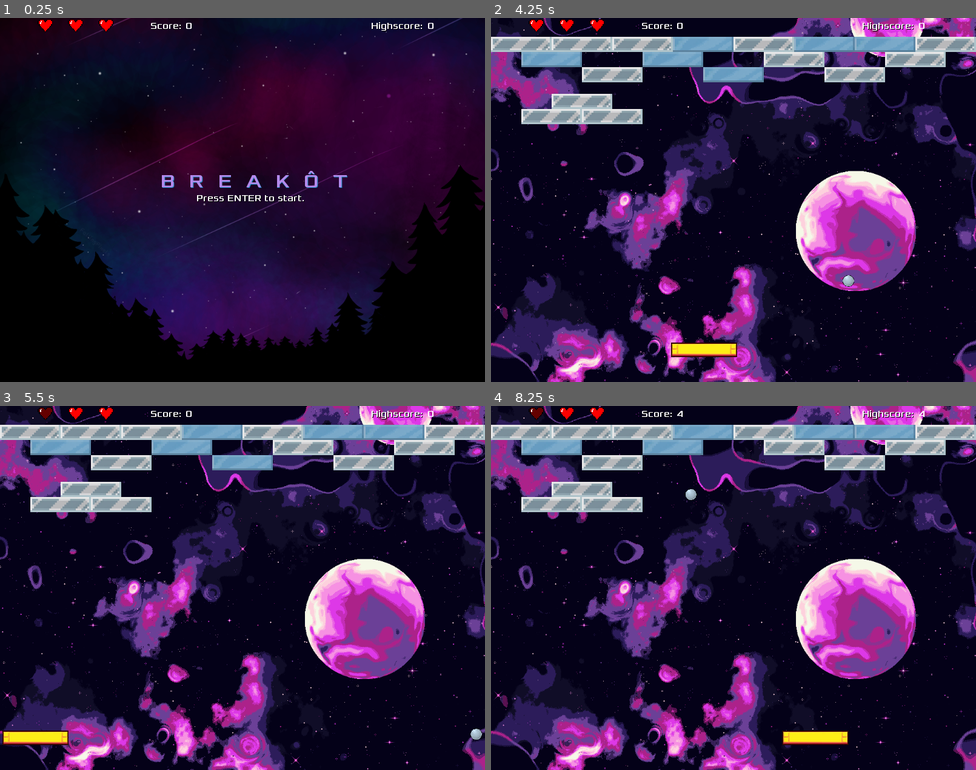
Above: before the commit, frames 1-4 (two rows, left to right).
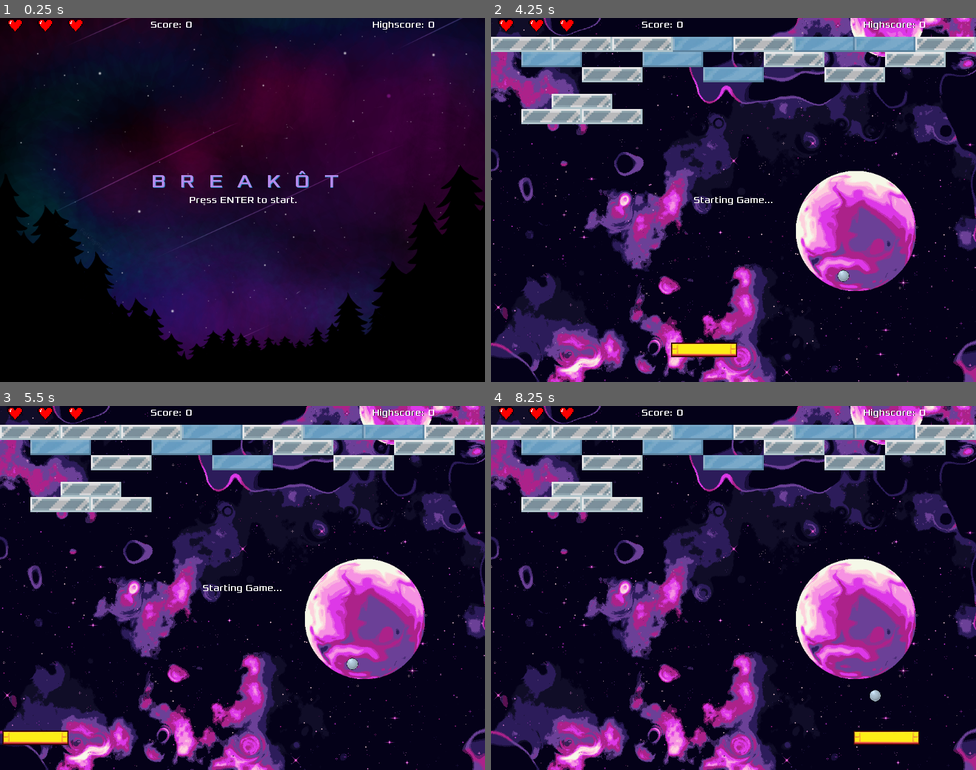
Above: after the commit, the same moments.

Repository: cristiadu/breakot
Game: Godot game, scene res://Main.tscn
Two runs of this game, one before a commit and one after it. Both use one fixed random seed, a clock stepped at 60 frames per second and the inputs below.
Inputs:
- Up to frame 1 (0.25 s): no input
- Up to frame 2 (4.25 s): tap Enter (ui_accept) at 0.5, 1.35, 1.52, 1.82, 2, 2.85, 3.02, 3.32 s; hold Right (ui_right) 0.53-1.28 s; hold Enter (ui_accept) 0.53-1.28 s; hold Left (ui_left) 1.28-2.03 s; hold Enter (ui_accept) 2.03-2.78 s; hold Right (ui_right) 2.03-3.53 s; hold Left (ui_left) from 3.53 s (still down); hold Enter (ui_accept) from 3.53 s (still down); tap Escape (ui_cancel) at 4.15 s
- Up to frame 3 (5.5 s): keep holding Left (ui_left); release Enter (ui_accept) at 4.28 s; tap Enter (ui_accept) at 4.35, 4.52, 4.82 s; hold Enter (ui_accept) from 5.03 s (still down)
- Up to frame 4 (8.25 s): release Left (ui_left) at 5.78 s; release Enter (ui_accept) at 5.78 s; hold Right (ui_right) 5.78-8.03 s; tap Enter (ui_accept) at 5.85, 6.02, 6.32, 7.35, 7.52, 7.82 s; hold Enter (ui_accept) 6.53-7.28 s; hold Left (ui_left) from 8.03 s (still down); hold Enter (ui_accept) from 8.03 s (still down)

The runs differ from the first frame. In frame 1, 1.3% of the frame differs, in the area x 1-90%, y 0-51%; in frame 2, 0.6%; in frame 3, 0.7%; in frame 4, 2.2%, in the area x 1-90%, y 0-94%.

Commit message:
Some tweaks around layout and behavior

Diff:
--- a/Ball.gd
+++ b/Ball.gd
@@ -26,8 +26,8 @@
 
 func reset(pos):
 	initial_pos = pos
+	reset_ball = true
 	self.sleeping = false
-	reset_ball = true
 
 
 func check_block_collision(body):
--- a/HUD.gd
+++ b/HUD.gd
@@ -20,10 +20,6 @@
 	if err:
 		print("Error when linking HUD delete behavior")
 
-	err = get_node("../Ball").connect("lost_life", self, "on_life_lost")
-	if err:
-		print("Error when linking life lost behavior")
-
 	if not save.file_exists(save_file):
 		save_highscore()
 	else:
@@ -36,10 +32,10 @@
 		save_highscore()
 
 
-func on_life_lost():
+func life_lost():
 	get_node("Lives/Heart" + str(lives) + "/AnimatedSprite").animation = "empty"
 	lives-=1
-	if(lives <= 0):
+	if lives == 0:
 		emit_signal("level_lost")
 
 
@@ -50,7 +46,6 @@
 
 
 func reset():
-	current_points = 0
 	lives = initial_lives
 
 	var blocks = get_tree().get_nodes_in_group("block")
@@ -68,6 +63,8 @@
 
 
 func show_title_screen():
+	current_points = 0
+	$CurrentScore.text = str(current_points)
 	$TitleScreen.visible = true
 	$TitleBackground.visible = true
 	show_message(initial_text, false)
--- a/HUD.tscn
+++ b/HUD.tscn
@@ -30,9 +30,9 @@
 anchor_top = 0.5
 anchor_right = 0.5
 anchor_bottom = 0.5
-margin_left = -173.0
+margin_left = -192.0
 margin_top = -64.0
-margin_right = 283.0
+margin_right = 264.0
 margin_bottom = -15.0
 custom_colors/font_color = Color( 0.709804, 0.545098, 0.929412, 1 )
 custom_colors/font_outline_modulate = Color( 0, 0, 0, 1 )
@@ -45,23 +45,25 @@
 anchor_top = 0.5
 anchor_right = 0.5
 anchor_bottom = 0.5
-margin_left = -97.5
+margin_left = -273.5
 margin_top = -15.5
-margin_right = 97.5
+margin_right = 273.5
 margin_bottom = 15.5
 custom_colors/font_color = Color( 1, 1, 1, 1 )
 custom_colors/font_outline_modulate = Color( 0, 0, 0, 1 )
 custom_colors/font_color_shadow = Color( 0, 0, 0, 1 )
 custom_fonts/font = SubResource( 2 )
 text = "Press \"ENTER\" to play!"
+align = 1
+valign = 1
 
 [node name="ScoreLabel" type="Label" parent="."]
 anchor_left = 0.5
 anchor_right = 0.5
 margin_left = -195.0
-margin_top = 5.0
+margin_top = 2.0
 margin_right = -7.0
-margin_bottom = 30.0
+margin_bottom = 27.0
 custom_colors/font_color = Color( 1, 1, 1, 1 )
 custom_colors/font_outline_modulate = Color( 0, 0, 0, 1 )
 custom_colors/font_color_shadow = Color( 0, 0, 0, 1 )
@@ -72,19 +74,19 @@
 anchor_left = 0.5
 anchor_right = 0.5
 margin_left = -120.0
-margin_top = 5.0
+margin_top = 2.0
 margin_right = -6.0
-margin_bottom = 30.0
+margin_bottom = 27.0
 custom_fonts/font = SubResource( 3 )
 text = "0"
 
 [node name="HighscoreLabel" type="Label" parent="."]
 anchor_left = 1.0
 anchor_right = 1.0
-margin_left = -240.0
-margin_top = 5.0
-margin_right = -48.0
-margin_bottom = 30.0
+margin_left = -238.0
+margin_top = 2.0
+margin_right = -46.0
+margin_bottom = 27.0
 custom_colors/font_color = Color( 1, 1, 1, 1 )
 custom_colors/font_outline_modulate = Color( 0, 0, 0, 1 )
 custom_colors/font_color_shadow = Color( 0, 0, 0, 1 )
@@ -94,20 +96,20 @@
 [node name="Highscore" type="Label" parent="."]
 anchor_left = 1.0
 anchor_right = 1.0
-margin_left = -121.0
-margin_top = 5.0
-margin_right = -25.0
-margin_bottom = 30.0
+margin_left = -120.0
+margin_top = 2.0
+margin_right = -24.0
+margin_bottom = 27.0
 custom_fonts/font = SubResource( 3 )
 text = "0"
 
 [node name="Lives" type="Node2D" parent="."]
 
 [node name="Heart1" parent="Lives" instance=ExtResource( 3 )]
-position = Vector2( 224, 16 )
+position = Vector2( 160, 16 )
 
 [node name="Heart2" parent="Lives" instance=ExtResource( 3 )]
-position = Vector2( 160, 16 )
+position = Vector2( 96, 16 )
 
 [node name="Heart3" parent="Lives" instance=ExtResource( 3 )]
-position = Vector2( 96, 16 )
+position = Vector2( 32, 16 )
--- a/Main.gd
+++ b/Main.gd
@@ -3,7 +3,6 @@
 export var total_levels = 5
 
 var game_started = false
-var game_over = false
 var current_level_number = 1
 var current_level = null
 
@@ -17,6 +16,10 @@
 	if err:
 		print("Error when linking behavior of losing a level")
 
+	err = $Ball.connect("lost_life", self, "on_life_lost")
+	if err:
+		print("Error when linking behavior of losing a life")
+
 	err = $StartGameTimer.connect("timeout", self, "run_game")
 	if err:
 		print("Error when linking behavior of run_game timer")
@@ -25,29 +28,33 @@
 func _process(_delta):
 	if (not game_started) and Input.is_action_pressed("ui_accept"):
 		game_started = true
-		game_over = false
-		start_level(current_level_number)
-	if game_over and Input.is_action_pressed("ui_cancel"):
+		start_level(1)
+	if Input.is_action_pressed("ui_cancel"):
+		$Ball.sleeping = true
 		game_started = false
 		$HUD.show_title_screen()
 
 
 func on_level_won():
 	$Ball.sleeping = true
-	game_started = false
 	if current_level_number < total_levels:
 		$HUD.show_message("You Won This Level!\nLoading next one...")
 		current_level_number += 1
 		yield(get_tree().create_timer(3), "timeout")
 		start_level(current_level_number)
 	else:
-		$HUD.show_message("You Won The Game!\n:D :D :D", false)
+		$HUD.show_message("You Won The Game!\nPress ESC to go back to title screen.", false)
 
 
 func on_level_lost():
 	$Ball.sleeping = true
-	game_over = true
 	$HUD.show_message("Game Over!\nPress ESC to go back to title screen.", false)
+
+
+func on_life_lost():
+	$Ball.sleeping = true
+	$Ball.reset(current_level.get_node("StartingBallPosition").position)
+	$HUD.life_lost()
 
 
 func run_game():
--- a/levels/Level2.tscn
+++ b/levels/Level2.tscn
@@ -1,6 +1,8 @@
-[gd_scene load_steps=2 format=2]
+[gd_scene load_steps=4 format=2]
 
 [ext_resource path="res://assets/level2-bg.png" type="Texture" id=1]
+[ext_resource path="res://blocks/CrackeableGlassBlock.tscn" type="PackedScene" id=2]
+[ext_resource path="res://blocks/WeakGlassBlock.tscn" type="PackedScene" id=3]
 
 [node name="Level2" type="Node2D"]
 z_index = -1000
@@ -10,6 +12,38 @@
 margin_bottom = 40.0
 texture = ExtResource( 1 )
 
+[node name="Blocks" type="Node2D" parent="."]
+
+[node name="CrackeableGlassBlock" parent="Blocks" instance=ExtResource( 2 )]
+position = Vector2( 320, 112 )
+
+[node name="WeakGlassBlock" parent="Blocks" instance=ExtResource( 3 )]
+position = Vector2( 704, 112 )
+
+[node name="WeakGlassBlock2" parent="Blocks" instance=ExtResource( 3 )]
+position = Vector2( 320, 336 )
+
+[node name="CrackeableGlassBlock2" parent="Blocks" instance=ExtResource( 2 )]
+position = Vector2( 384, 368 )
+
+[node name="WeakGlassBlock3" parent="Blocks" instance=ExtResource( 3 )]
+position = Vector2( 448, 400 )
+
+[node name="CrackeableGlassBlock3" parent="Blocks" instance=ExtResource( 2 )]
+position = Vector2( 512, 432 )
+
+[node name="WeakGlassBlock4" parent="Blocks" instance=ExtResource( 3 )]
+position = Vector2( 576, 400 )
+
+[node name="CrackeableGlassBlock4" parent="Blocks" instance=ExtResource( 2 )]
+position = Vector2( 640, 368 )
+
+[node name="WeakGlassBlock5" parent="Blocks" instance=ExtResource( 3 )]
+position = Vector2( 704, 336 )
+
+[node name="CrackeableGlassBlock5" parent="Blocks" instance=ExtResource( 2 )]
+position = Vector2( 512, 256 )
+
 [node name="StartingBallPosition" type="Position2D" parent="."]
 position = Vector2( 500, 300 )
 
--- a/levels/Level3.tscn
+++ b/levels/Level3.tscn
@@ -1,8 +1,8 @@
 [gd_scene load_steps=2 format=2]
 
-[ext_resource path="res://assets/level2-bg.png" type="Texture" id=1]
+[ext_resource path="res://assets/level3-bg.png" type="Texture" id=1]
 
-[node name="Level2" type="Node2D"]
+[node name="Level3" type="Node2D"]
 z_index = -1000
 
 [node name="Background" type="TextureRect" parent="."]
--- a/levels/Level4.tscn
+++ b/levels/Level4.tscn
@@ -1,8 +1,8 @@
 [gd_scene load_steps=2 format=2]
 
-[ext_resource path="res://assets/level2-bg.png" type="Texture" id=1]
+[ext_resource path="res://assets/level4-bg.png" type="Texture" id=1]
 
-[node name="Level2" type="Node2D"]
+[node name="Level4" type="Node2D"]
 z_index = -1000
 
 [node name="Background" type="TextureRect" parent="."]
--- a/levels/Level5.tscn
+++ b/levels/Level5.tscn
@@ -1,8 +1,8 @@
 [gd_scene load_steps=2 format=2]
 
-[ext_resource path="res://assets/level2-bg.png" type="Texture" id=1]
+[ext_resource path="res://assets/level5-bg.png" type="Texture" id=1]
 
-[node name="Level2" type="Node2D"]
+[node name="Level5" type="Node2D"]
 z_index = -1000
 
 [node name="Background" type="TextureRect" parent="."]
Binary file added: assets/level3-bg.png
Not shown, added: assets/level3-bg.png.import
Binary file added: assets/level4-bg.png
Not shown, added: assets/level4-bg.png.import
Binary file added: assets/level5-bg.png
Not shown, added: assets/level5-bg.png.import
